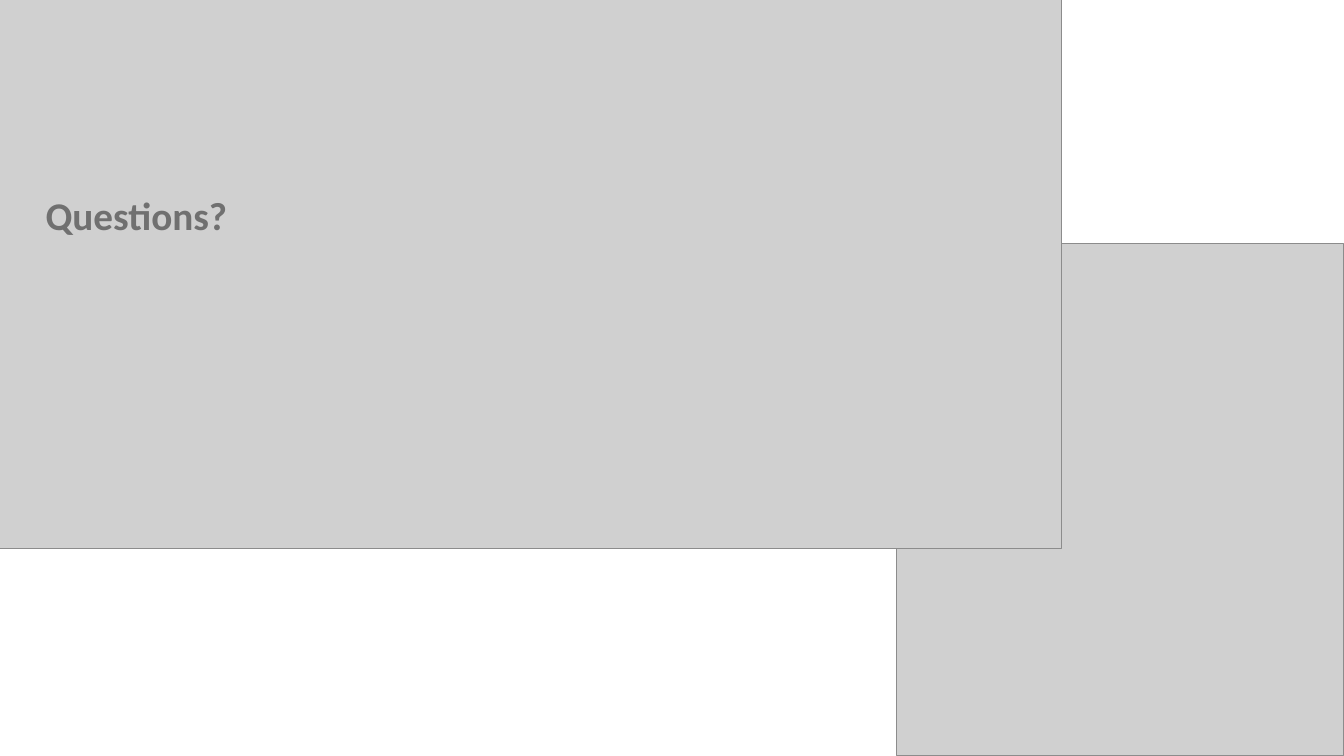
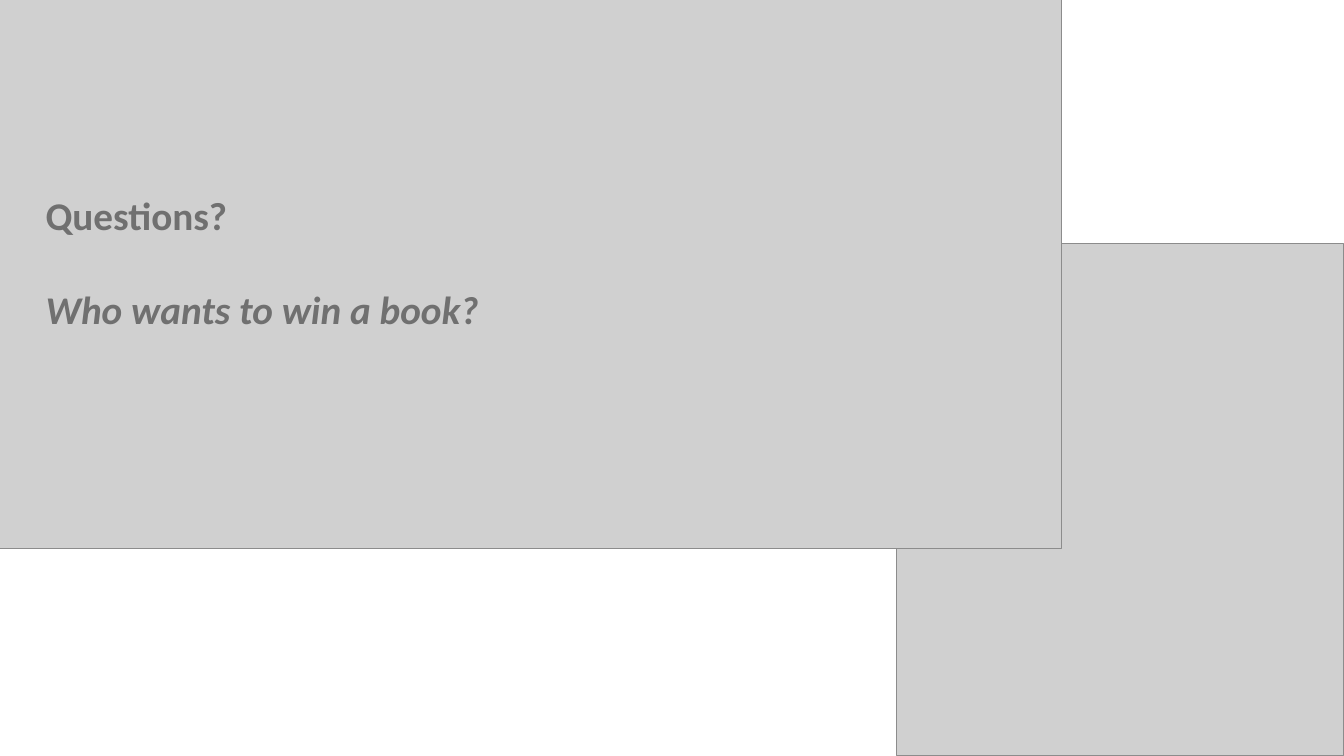
Before and after one commit to stringfestdata/lagos-meetup, a slide deck: slide 25 of advancing-into-analytics-lagos.pptx. Drawn at 1344x756 pixels with LibreOffice and Linux fonts; fonts in the diff are those of the drawing; grey boxes stand for pictures. Boxes give left, top, right and bottom in pixels: in the first picture for what was removed or moved away, otherwise in the second. Text is boxed around its words. In the diff, an @@ line names an element or a change of style, - is before the commit and + after.

```diff
--- a/advancing-into-analytics-lagos.pptx
+++ b/advancing-into-analytics-lagos.pptx
@@ text at (46,296,479,324): paragraph added @@
+Who wants to win a book?
```
Also in this commit, not shown: 2 other slides changed.
